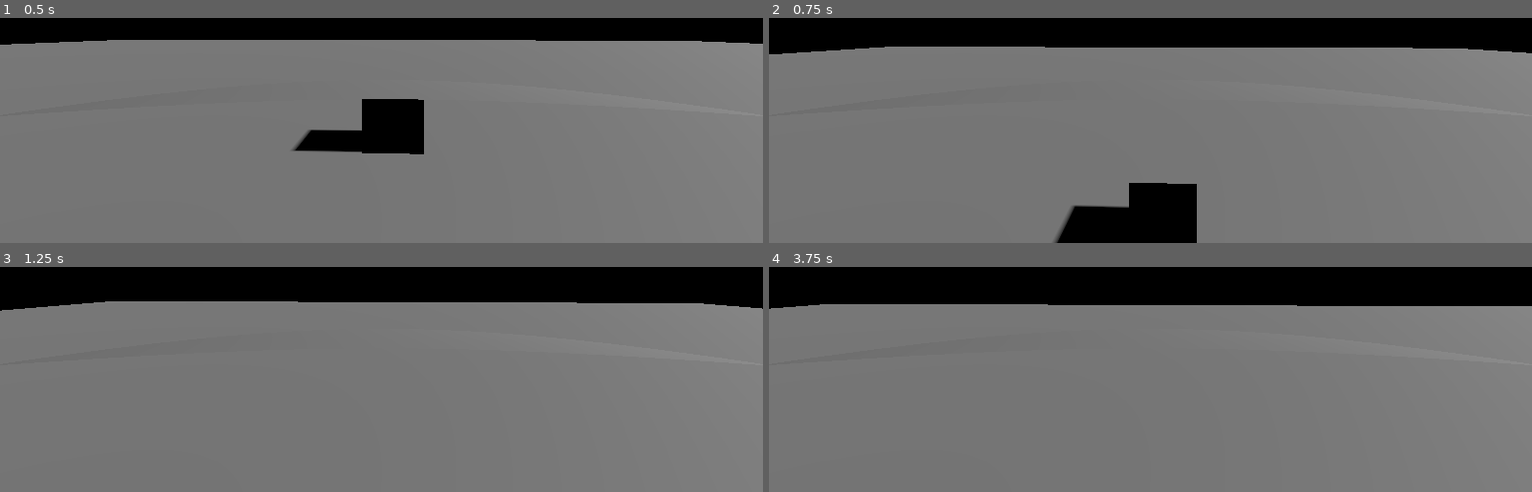
Above: before the commit, frames 1-4 (two rows, left to right).
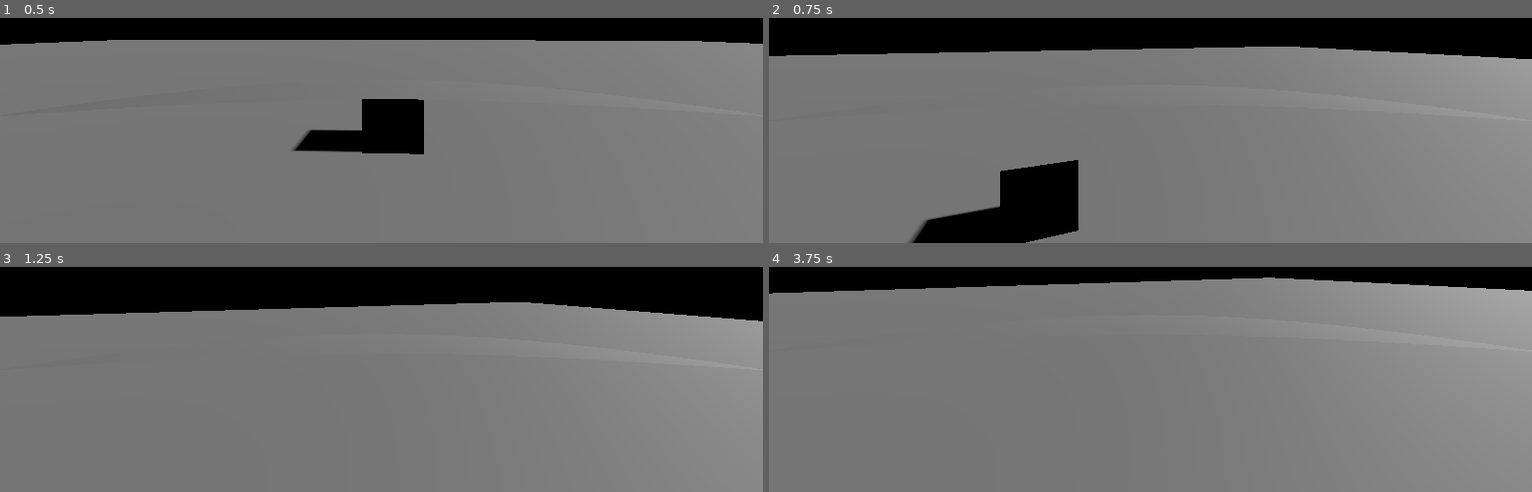
Above: after the commit, the same moments.

Repository: crknuchu/Coven
Game: Godot game, scene res://test.tscn
Two runs of this game, one before a commit and one after it. Both use one fixed random seed, a clock stepped at 60 frames per second and the inputs below.
Inputs (mouse positions are in pixels of both pictures, inside the frame that each line leads up to):
- Up to frame 1 (0.5 s): no input
- Up to frame 2 (0.75 s): tap Enter (fullscreen) at 0.5 s; move the mouse to (1188, 27) at 0.52 s; hold W (move_forward) from 0.53 s (still down); tap Space (jump, bound only after the commit) at 0.6 s
- Up to frame 3 (1.25 s): keep holding W (move_forward); tap Space (jump, bound only after the commit) at 0.77, 1.07 s
- Up to frame 4 (3.75 s): keep holding W (move_forward); move the mouse to (1112, 280) at 1.27 s; tap Space (jump, bound only after the commit) at 1.35, 1.52, 1.82, 2.1, 2.85, 3.02, 3.32, 3.6 s; move the mouse to (1165, 271) at 2.02 s; move the mouse to (1142, 285) at 2.77 s; move the mouse to (1203, 282) at 3.52 s

Frame 1 is identical in both runs. In frame 2, 10% of the frame differs, in the area x 0-100%, y 12-100%; in frame 3, 3.3%; in frame 4, 11%, in the area x 0-100%, y 4-38%.

Commit message:
add camera movement

Diff:
--- a/player/player.gd
+++ b/player/player.gd
@@ -22,7 +22,7 @@
 	if not is_on_floor():
 		velocity.y -= gravity * delta
 
-	if Input.is_action_just_pressed("ui_accept") and is_on_floor():
+	if Input.is_action_just_pressed("jump") and is_on_floor():
 		velocity.y = JUMP_VELOCITY
 
 	var input_dir = Input.get_vector(
@@ -37,5 +37,11 @@
 
 	move_and_slide()
 
+func _unhandled_input(event):
+	if event is InputEventMouseMotion:
+		camera.rotate_x(-sensitivity*event.relative.y/100.0)
+		camera.rotation_degrees.x = clamp(camera.rotation_degrees.x, -90, 90)
+		rotate_y(-sensitivity*event.relative.x/100.0)
+
 func _process_input():
 	pass
--- a/project.godot
+++ b/project.godot
@@ -47,3 +47,8 @@
 "events": [Object(InputEventKey,"resource_local_to_scene":false,"resource_name":"","device":-1,"window_id":0,"alt_press …(182 unchanged characters)…
 ]
 }
+jump={
+"deadzone": 0.5,
+"events": [Object(InputEventKey,"resource_local_to_scene":false,"resource_name":"","device":-1,"window_id":0,"alt_pressed":false,"shift_pressed":false,"ctrl_pressed":false,"meta_pressed":false,"pressed":false,"keycode":0,"physical_keycode":32,"key_label":0,"unicode":32,"echo":false,"script":null)
+]
+}
--- a/test.tscn
+++ b/test.tscn
@@ -1,7 +1,7 @@
 [gd_scene load_steps=9 format=3 uid="uid://cla3k8tja00vn"]
 
 [ext_resource type="PackedScene" uid="uid://b4lx771ljgh3o" path="res://player/player.tscn" id="1_it88j"]
-[ext_resource type="PackedScene" uid="uid://b7343ijlf47lc" path="res://Global/Global.tscn" id="2_8s6q5"]
+[ext_resource type="Script" path="res://Global/Global.gd" id="1_py6te"]
 
 [sub_resource type="BoxShape3D" id="BoxShape3D_7yr8e"]
 size = Vector3(100, 1, 100)
@@ -20,8 +20,7 @@
 sky = SubResource("Sky_d275a")
 
 [node name="test" type="Node3D"]
-
-[node name="Global" parent="." instance=ExtResource("2_8s6q5")]
+script = ExtResource("1_py6te")
 
 [node name="Level" type="Node3D" parent="."]
 transform = Transform3D(1, 0, 0, 0, 1, 0, 0, 0, 1, 0, -1, 0)
